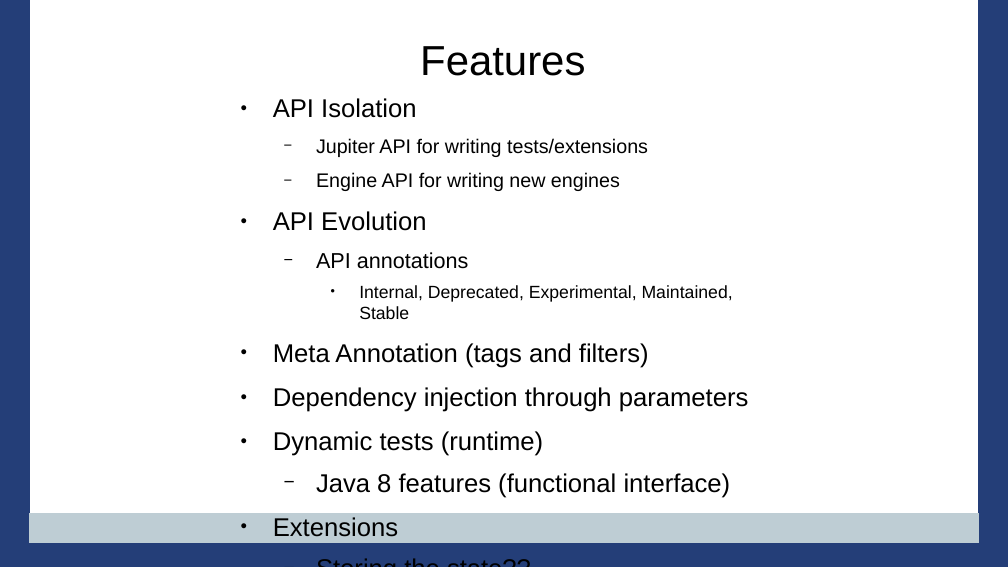
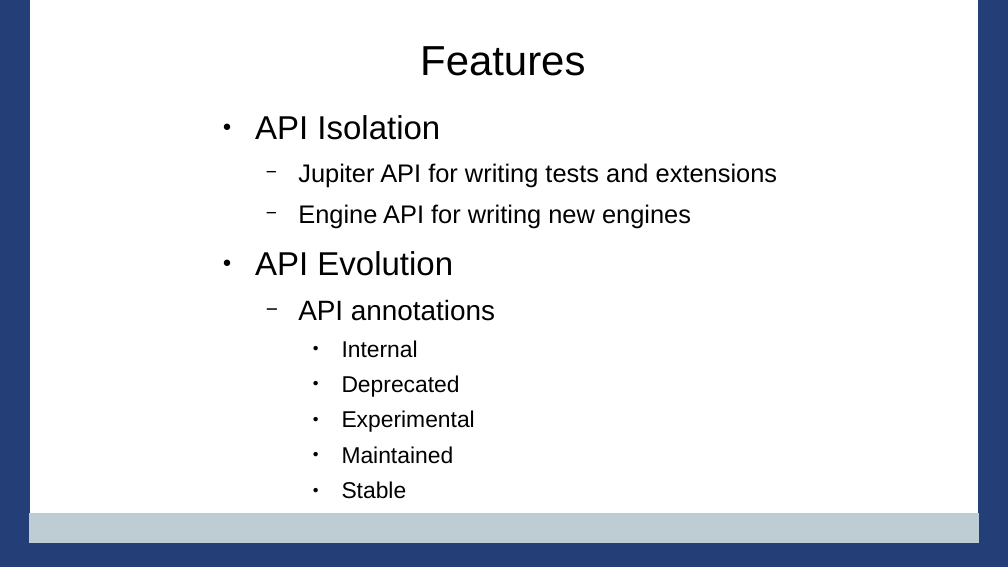
Before and after one commit to PennState/junit5-presentation, a slide deck: slide 10 of src/site/presentation/Junit5_Presentation_JavaOne_2016.odp (slide 6 before the commit). Drawn at 1008x567 pixels with LibreOffice and Linux fonts; fonts in the diff are those of the drawing; background and template pictures are left out. Boxes give left, top, right and bottom in pixels: in the first picture for what was removed or moved away, otherwise in the second. Text is boxed around its words. In the diff, an @@ line names an element or a change of style, - is before the commit and + after.

Commit message:
complete presentation

```diff
--- a/src/site/presentation/Junit5_Presentation_JavaOne_2016.odp
+++ b/src/site/presentation/Junit5_Presentation_JavaOne_2016.odp
@@ text "API Isolation": place and size @@
-text "API Isolation" at (273,98,749,498)
+text "API Isolation" at (255,115,778,499)
@@ text at (255,115,691,321): size 20.1 to 26 pt in "API Isolation", "API Evolution"; size 15.5 to 20 pt in "Engine API for writing new engines"; size 17.1 to 22 pt in "API annotations" @@
@@ text at (298,163,778,187): text changed; size 15.5 to 20 pt @@
-  − Jupiter API for writing tests/extensions
+  − Jupiter API for writing tests and extensions
@@ text at (342,340,475,499): text changed; size 20.1 to 18 pt @@
-    ● Internal, Deprecated, Experimental, Maintained, Stable
-● Meta Annotation (tags and filters)
-● Dependency injection through parameters
-● Dynamic tests (runtime)
-  − Java 8 features (functional interface)
-● Extensions
-  − Storing the state??
+    ● Internal
+    ● Deprecated
+    ● Experimental
+    ● Maintained
+    ● Stable
```
Also in this commit, not shown: 33 other slides changed, 23 slides added, 6 slides removed.
